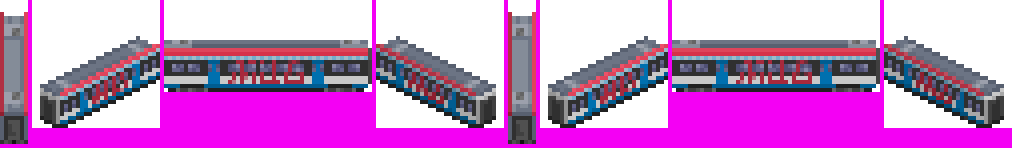
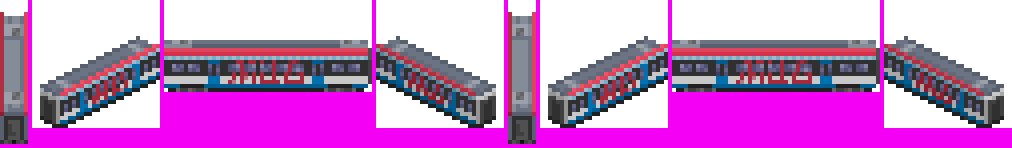
Two versions of the same layered image (1012x148). Layer-by-layer changes:
showed "2.0 door overlap" over box(84, 64, 960, 104)
